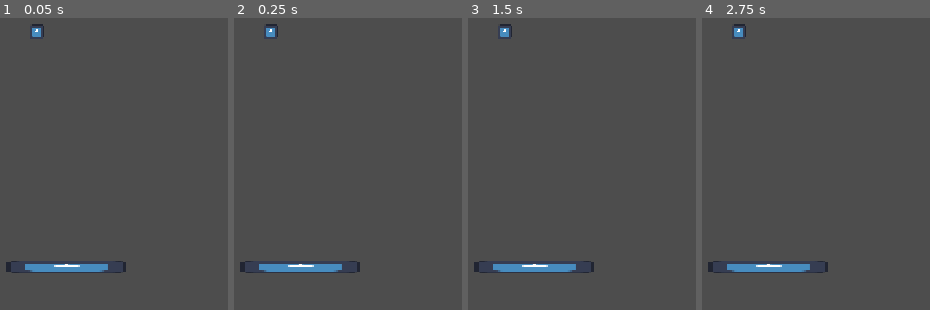
Above: before the commit, frames 1-4 (left to right).
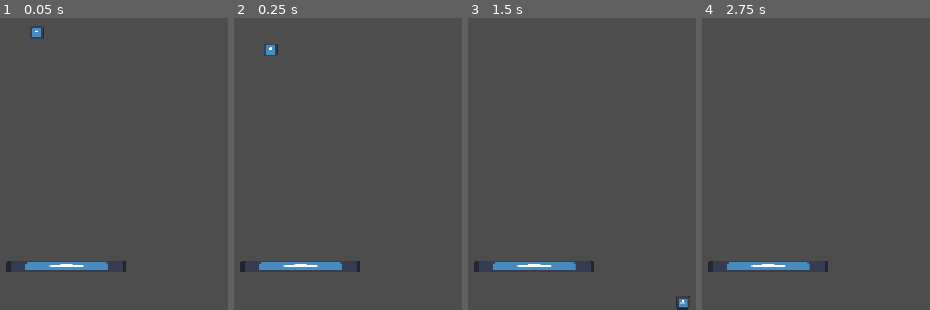
Above: after the commit, the same moments.

Repository: Saphrant/20-games_02-BrickBreaker
Game: Godot game, scene res://Scenes/main.tscn
Same seed, same stepped clock (60 frames per second), same inputs: the game is played once before the commit and once after it. The engine's default icon, where the game draws it, is replaced by a stand-in: a white triangle on a blue panel in a dark square.
Inputs:
- Up to frame 1 (0.05 s): no input
- Up to frame 2 (0.25 s): no input
- Up to frame 3 (1.5 s): tap Enter (ui_accept) at 0.5, 0.6, 0.77, 1.07, 1.35 s; hold Right (ui_right) from 0.53 s (still down)
- Up to frame 4 (2.75 s): tap Enter (ui_accept) at 1.52, 1.82, 2, 2.1 s; release Right (ui_right) at 2.03 s; hold Left (ui_left) from 2.03 s (still down)

The runs differ from the first frame. In frame 1, 0.8% of the frame differs, in the area x 3-56%, y 2-88%; in frame 2, 1.0%; in frame 3, 1.0%, in the area x 3-98%, y 2-100%; in frame 4, 0.9%.

Commit message:
World Boundary + Death Floor

Diff:
--- a/20-games-brick-breaker/Scenes/ball.tscn
+++ b/20-games-brick-breaker/Scenes/ball.tscn
@@ -1,12 +1,14 @@
-[gd_scene load_steps=3 format=3 uid="uid://cmlffrvt6u5ri"]
+[gd_scene load_steps=4 format=3 uid="uid://cmlffrvt6u5ri"]
 
 [ext_resource type="Texture2D" uid="uid://b1ou20y03n30b" path="res://icon.svg" id="1_d60mj"]
+[ext_resource type="Script" uid="uid://f0r7lmfentir" path="res://Scripts/ball.gd" id="1_ij5cq"]
 
 [sub_resource type="CircleShape2D" id="CircleShape2D_25osk"]
 radius = 13.038404
 
-[node name="Ball" type="CharacterBody2D"]
+[node name="Ball" type="CharacterBody2D" groups=["ball"]]
 collision_layer = 2
+script = ExtResource("1_ij5cq")
 
 [node name="Sprite2D" type="Sprite2D" parent="."]
 scale = Vector2(0.171875, 0.17187499)
--- a/20-games-brick-breaker/Scenes/main.tscn
+++ b/20-games-brick-breaker/Scenes/main.tscn
@@ -1,10 +1,50 @@
-[gd_scene load_steps=4 format=3 uid="uid://r3qaq0xw4lkb"]
+[gd_scene load_steps=9 format=3 uid="uid://r3qaq0xw4lkb"]
 
 [ext_resource type="PackedScene" uid="uid://dt0s2iik56qnd" path="res://Scenes/background_root.tscn" id="1_jjgbg"]
+[ext_resource type="Script" uid="uid://4y76j4idrhxi" path="res://Scripts/death_floor.gd" id="1_jjvhh"]
 [ext_resource type="PackedScene" uid="uid://dxfqkrcg13hqu" path="res://Scenes/player.tscn" id="2_bo1nx"]
 [ext_resource type="PackedScene" uid="uid://cmlffrvt6u5ri" path="res://Scenes/ball.tscn" id="4_jjvhh"]
 
+[sub_resource type="WorldBoundaryShape2D" id="WorldBoundaryShape2D_8gbba"]
+normal = Vector2(0, 1)
+
+[sub_resource type="WorldBoundaryShape2D" id="WorldBoundaryShape2D_jjvhh"]
+normal = Vector2(1, 0)
+
+[sub_resource type="WorldBoundaryShape2D" id="WorldBoundaryShape2D_kry3j"]
+normal = Vector2(-1, 0)
+distance = -1280.0
+
+[sub_resource type="RectangleShape2D" id="RectangleShape2D_jjvhh"]
+size = Vector2(1252, 59)
+
 [node name="Main" type="Node2D"]
+
+[node name="Walls" type="Node" parent="."]
+
+[node name="Ceiling" type="StaticBody2D" parent="Walls"]
+
+[node name="CollisionShape2D" type="CollisionShape2D" parent="Walls/Ceiling"]
+position = Vector2(966, 0)
+shape = SubResource("WorldBoundaryShape2D_8gbba")
+
+[node name="LeftWall" type="StaticBody2D" parent="Walls"]
+
+[node name="CollisionShape2D" type="CollisionShape2D" parent="Walls/LeftWall"]
+shape = SubResource("WorldBoundaryShape2D_jjvhh")
+
+[node name="RightWall" type="StaticBody2D" parent="Walls"]
+
+[node name="CollisionShape2D" type="CollisionShape2D" parent="Walls/RightWall"]
+shape = SubResource("WorldBoundaryShape2D_kry3j")
+
+[node name="floor" type="Area2D" parent="Walls"]
+collision_mask = 2
+script = ExtResource("1_jjvhh")
+
+[node name="CollisionShape2D" type="CollisionShape2D" parent="Walls/floor"]
+position = Vector2(639, 753.5)
+shape = SubResource("RectangleShape2D_jjvhh")
 
 [node name="BGLayer" type="CanvasLayer" parent="."]
 layer = -2
@@ -14,8 +54,9 @@
 [node name="BackgroundRoot" parent="BGLayer" instance=ExtResource("1_jjgbg")]
 
 [node name="Player" parent="." instance=ExtResource("2_bo1nx")]
-position = Vector2(622, 651)
-sync_to_physics = false
+position = Vector2(622, 650)
 
 [node name="Ball" parent="." instance=ExtResource("4_jjvhh")]
 position = Vector2(574, 275)
+
+[connection signal="body_entered" from="Walls/floor" to="Walls/floor" method="_on_body_entered"]
--- a/20-games-brick-breaker/Scenes/player.tscn
+++ b/20-games-brick-breaker/Scenes/player.tscn
@@ -7,7 +7,10 @@
 height = 195.0
 
 [node name="Player" type="CharacterBody2D"]
+disable_mode = 1
 collision_mask = 2
+slide_on_ceiling = false
+floor_constant_speed = true
 script = ExtResource("1_cvnsp")
 
 [node name="Sprite2D" type="Sprite2D" parent="."]
--- /dev/null
+++ b/20-games-brick-breaker/Scripts/ball.gd
@@ -0,0 +1,25 @@
+extends CharacterBody2D
+
+
+const SPEED = 300.0
+const JUMP_VELOCITY = -400.0
+
+
+func _physics_process(delta: float) -> void:
+	# Add the gravity.
+	if not is_on_floor():
+		velocity += get_gravity() * delta
+
+	# Handle jump.
+	if Input.is_action_just_pressed("ui_accept") and is_on_floor():
+		velocity.y = JUMP_VELOCITY
+
+	# Get the input direction and handle the movement/deceleration.
+	# As good practice, you should replace UI actions with custom gameplay actions.
+	var direction := Input.get_axis("ui_left", "ui_right")
+	if direction:
+		velocity.x = direction * SPEED
+	else:
+		velocity.x = move_toward(velocity.x, 0, SPEED)
+
+	move_and_slide()
--- /dev/null
+++ b/20-games-brick-breaker/Scripts/death_floor.gd
@@ -0,0 +1,6 @@
+extends Area2D
+
+func _on_body_entered(body: Node2D) -> void:
+	if body.is_in_group("ball"):
+		queue_free()
+		print("You died")
--- a/20-games-brick-breaker/Scripts/player.gd
+++ b/20-games-brick-breaker/Scripts/player.gd
@@ -20,5 +20,7 @@
 		velocity = velocity.move_toward(desired_velocity, acceleration * delta)
 	else:
 		velocity = velocity.move_toward(Vector2.ZERO, deceleration * delta)
-	print(velocity)
+
+	global_position.y = 650
+
 	move_and_slide()
Not shown, added: 20-games-brick-breaker/Scripts/ball.gd.uid
Not shown, added: 20-games-brick-breaker/Scripts/death_floor.gd.uid
